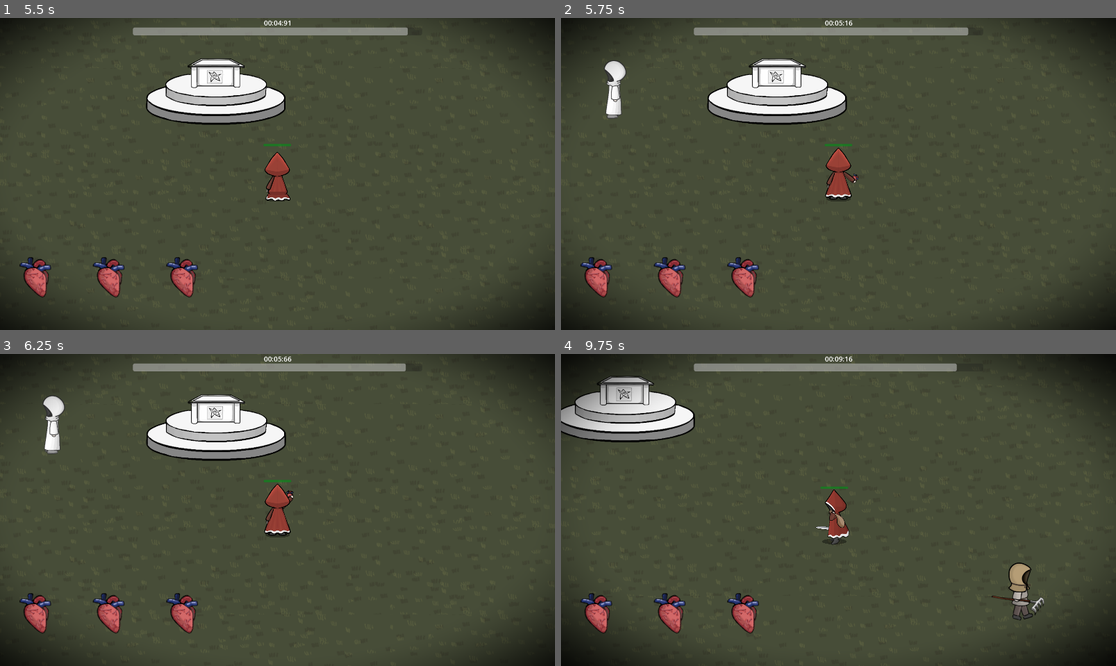
Above: before the commit, frames 1-4 (two rows, left to right).
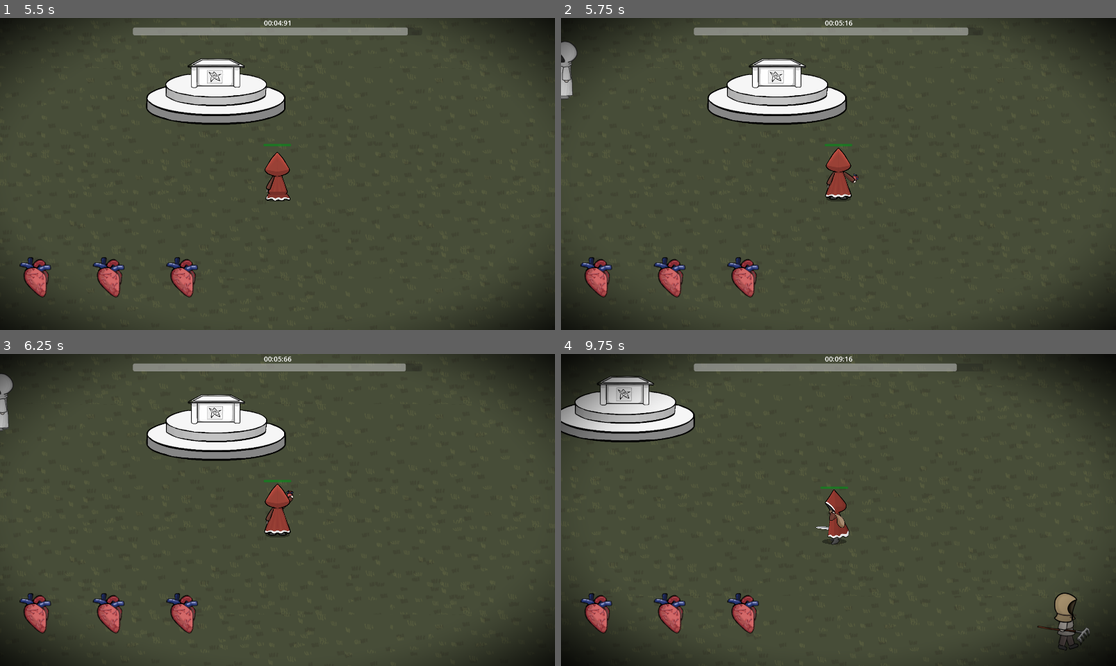
Above: after the commit, the same moments.

Repository: ldg030917/IstTechGameJam2025
Game: Godot game, scene res://scene/Lobby.tscn
Two runs of this game, one before a commit and one after it. Both use one fixed random seed, a clock stepped at 60 frames per second and the inputs below. The engine's default icon, where the game draws it, is replaced by a stand-in: a white triangle on a blue panel in a dark square.
Inputs:
- Up to frame 1 (5.5 s): click "START" at 0.5 s; hold Right (right) 1.28-2.03 s; tap Space (attack) at 1.35, 2.85, 4.35 s; hold Down (down) 2.03-2.78 s; tap E (devote) at 2.1, 3.6, 5.1 s; hold Right (right) 2.78-3.53 s; hold Up (up) 3.53-4.28 s; hold Left (left) from 4.28 s (still down)
- Up to frame 2 (5.75 s): keep holding Left (left)
- Up to frame 3 (6.25 s): release Left (left) at 5.78 s; hold Down (down) from 5.78 s (still down); tap Space (attack) at 5.85 s
- Up to frame 4 (9.75 s): release Down (down) at 6.53 s; hold Right (right) 6.53-7.28 s; tap E (devote) at 6.6, 8.1, 9.6 s; hold Up (up) 7.28-8.03 s; tap Space (attack) at 7.35, 8.85 s; hold Right (right) 8.03-8.78 s; hold Down (down) 8.78-9.53 s; hold Left (left) from 9.53 s (still down)

Frame 1 is identical in both runs. In frame 2, 0.8% of the frame differs, in the area x 0-12%, y 7-33%; in frame 3, 0.7%; in frame 4, 1.0%, in the area x 77-96%, y 66-96%.
Error in both runs: Invalid access to property or key 'position' on a base object of type 'previously freed'. (res://script/MobSpawner.gd:83)

Commit message:
FEAT:Despawn

Diff:
--- a/scene/Main.tscn
+++ b/scene/Main.tscn
@@ -38,6 +38,8 @@
 [node name="MobSpawner" parent="." node_paths=PackedStringArray("player") instance=ExtResource("4_cm0pq")]
 mob_scenes = Array[PackedScene]([ExtResource("5_trn2v"), ExtResource("6_03owx"), ExtResource("7_wkp8b"), ExtResource("8_20pc6")])
 max_mob_count = 30
+min_spawn_radius = 1000.0
+max_spawn_radius = 1500.0
 spawn_attempts_per_tick = 15
 player = NodePath("../player")
 
